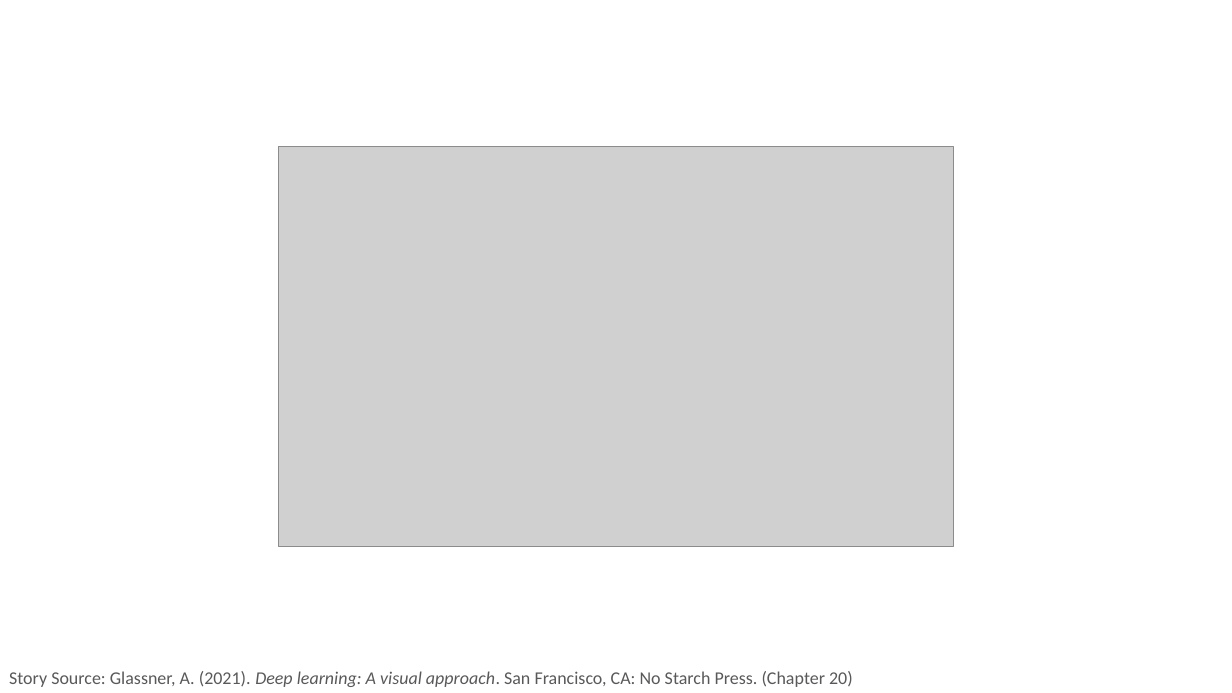
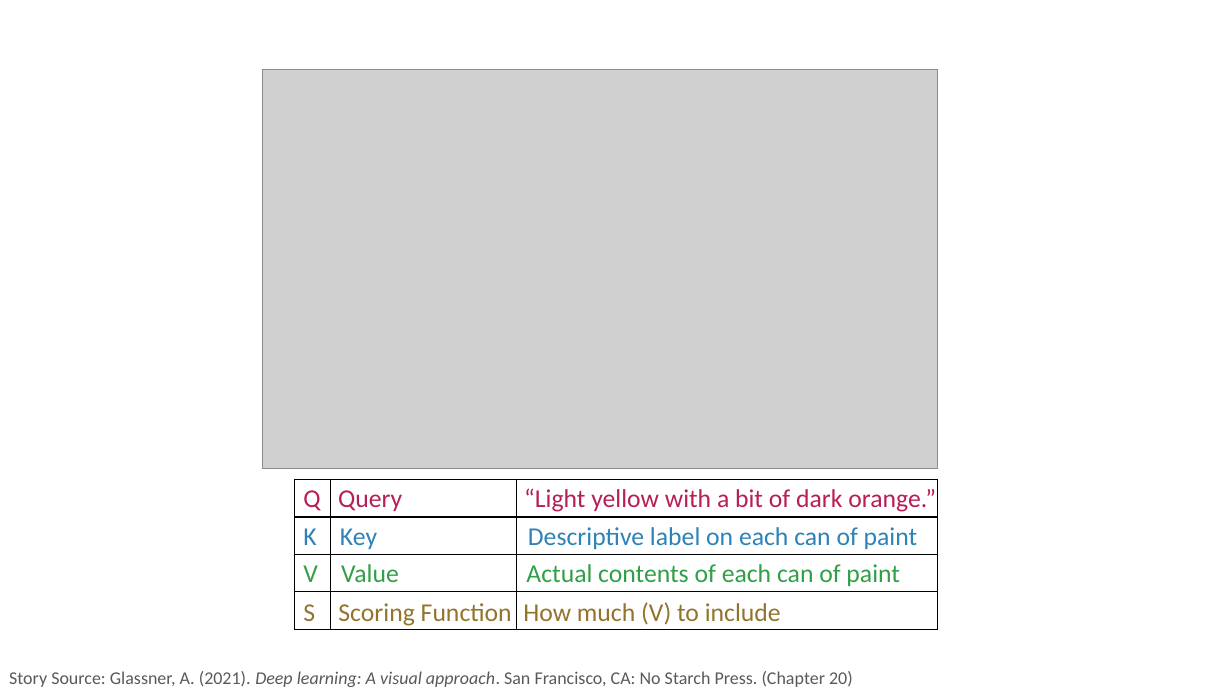
Before and after one commit to PracticumAI/transformers, a slide deck: slide 8 of presentations/02_transformers_attention.pptx. Drawn at 1232x693 pixels with LibreOffice and Linux fonts; fonts in the diff are those of the drawing; grey boxes stand for pictures. Boxes give left, top, right and bottom in pixels: in the first picture for what was removed or moved away, otherwise in the second. Text is boxed around its words. In the diff, an @@ line names an element or a change of style, - is before the commit and + after.

```diff
--- a/presentations/02_transformers_attention.pptx
+++ b/presentations/02_transformers_attention.pptx
@@ picture: place and size @@
-picture at [278, 147, 954, 547]
+picture at [262, 69, 938, 470]
@@ table added at [295, 480, 938, 629], 4 rows, 3 columns @@
+ |  | 
+ |  | 
+ |  | 
+ |  | 
@@ text added at [303, 488, 936, 512], 20 pt, text #B71E56 @@
+Q Query “Light yellow with a bit of dark orange.”
@@ text added at [303, 527, 918, 549], 20 pt, text #2D83B7 @@
+K Key Descriptive label on each can of paint
@@ text added at [303, 564, 900, 586], 20 pt, text #319F48 @@
+V Value Actual contents of each can of paint
@@ text added at [303, 602, 781, 626], 20 pt, text #93742C @@
+S Scoring Function How much (V) to include
```
Also in this commit, not shown: 3 other slides changed, 2 other files.
